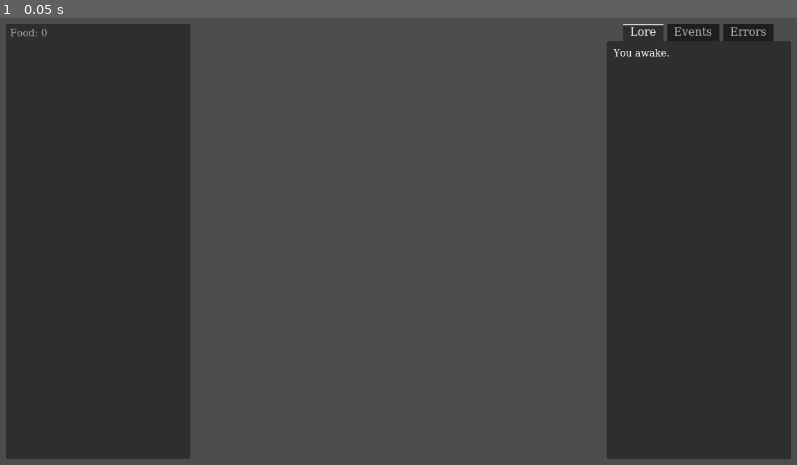
Above: before the commit, frame 1.
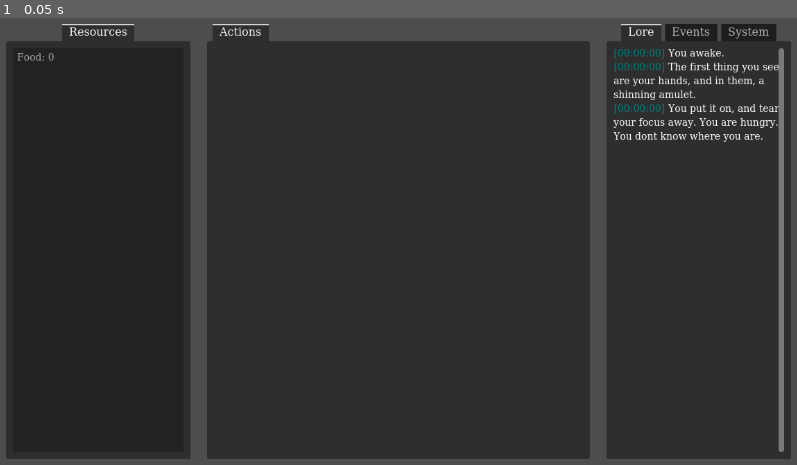
Above: after the commit, the same moment.

Repository: lom1222/Amulet
Game: Godot game, scene res://scenes/control.tscn
Two runs of this game, one before a commit and one after it. Both use one fixed random seed, a clock stepped at 60 frames per second and the inputs below. The project has no main scene, so this scene is started directly.
Inputs:
- Up to frame 1 (0.05 s): no input

The runs differ from the first frame. In frame 1, 48% of the frame differs, in the area x 0-99%, y 1-99%.

Commit message:
save load, log, configs

Diff:
--- a/project.godot
+++ b/project.godot
@@ -16,8 +16,11 @@
 
 [autoload]
 
+ConfigManager="*uid://cbkvi46w1r3pm"
+SaveManager="*uid://bnlwdj8jirc7f"
+LogManager="*uid://nk3t2err868s"
+PlayerData="*uid://bs608rk8hdwp0"
 Inventory="*uid://cr4uho35wnfpd"
-LogManager="*uid://nk3t2err868s"
 
 [gui]
 
--- a/scenes/control.tscn
+++ b/scenes/control.tscn
@@ -28,7 +28,19 @@
 layout_mode = 2
 size_flags_horizontal = 3
 
-[node name="resource_list" type="ItemList" parent="horizontal_layout_box/inventory_margin_box" unique_id=1014635917]
+[node name="inventory_tabs" type="TabContainer" parent="horizontal_layout_box/inventory_margin_box" unique_id=1508076904]
+layout_mode = 2
+tab_alignment = 1
+current_tab = 0
+drag_to_rearrange_enabled = true
+tab_0/title = "Resources"
+
+[node name="resource_list_margin" type="MarginContainer" parent="horizontal_layout_box/inventory_margin_box/inventory_tabs" unique_id=170439450]
+layout_mode = 2
+metadata/_tab_index = 0
+metadata/_tab_name = "Resources"
+
+[node name="resource_list" type="ItemList" parent="horizontal_layout_box/inventory_margin_box/inventory_tabs/resource_list_margin" unique_id=1014635917]
 layout_mode = 2
 size_flags_horizontal = 3
 auto_width = true
@@ -39,28 +51,38 @@
 size_flags_horizontal = 3
 size_flags_stretch_ratio = 2.0
 
-[node name="temp_centre" type="Container" parent="horizontal_layout_box/centre_margin_box" unique_id=1005778222]
+[node name="centre_game_tabs" type="TabContainer" parent="horizontal_layout_box/centre_margin_box" unique_id=167522732]
 layout_mode = 2
-size_flags_horizontal = 3
-size_flags_stretch_ratio = 2.0
+current_tab = 0
+drag_to_rearrange_enabled = true
+tab_0/title = "Actions"
+
+[node name="actions_margin" type="MarginContainer" parent="horizontal_layout_box/centre_margin_box/centre_game_tabs" unique_id=1854006724]
+layout_mode = 2
+metadata/_tab_index = 0
+metadata/_tab_name = "Actions"
+
+[node name="actions" type="HFlowContainer" parent="horizontal_layout_box/centre_margin_box/centre_game_tabs/actions_margin" unique_id=1552777431]
+layout_mode = 2
 
 [node name="log_margin_box" type="MarginContainer" parent="horizontal_layout_box" unique_id=2117555271]
 layout_mode = 2
 size_flags_horizontal = 3
 
-[node name="Log" type="TabContainer" parent="horizontal_layout_box/log_margin_box" unique_id=1085754239 node_paths=PackedStringArray("lore_log", "event_log", "error_log")]
+[node name="Log" type="TabContainer" parent="horizontal_layout_box/log_margin_box" unique_id=1085754239 node_paths=PackedStringArray("lore_log", "event_log", "sys_log")]
 layout_mode = 2
 size_flags_horizontal = 3
 tab_alignment = 1
 current_tab = 0
 clip_tabs = false
+drag_to_rearrange_enabled = true
 tab_0/title = "Lore"
 tab_1/title = "Events"
-tab_2/title = "Errors"
+tab_2/title = "System"
 script = ExtResource("2_r67kn")
 lore_log = NodePath("lore_log_margin/lore_log")
 event_log = NodePath("event_log_margin/event_log")
-error_log = NodePath("error_log_margin/error_log")
+sys_log = NodePath("sys_log_margin/sys_log")
 
 [node name="lore_log_margin" type="MarginContainer" parent="horizontal_layout_box/log_margin_box/Log" unique_id=1934536456]
 layout_mode = 2
@@ -75,8 +97,6 @@
 theme_type_variation = &"RichTextLabel_lore"
 bbcode_enabled = true
 text = "lorem ipsum"
-fit_content = true
-scroll_active = false
 scroll_following = true
 scroll_following_visible_characters = true
 
@@ -93,25 +113,21 @@
 theme_type_variation = &"RichTextLabel_event"
 bbcode_enabled = true
 text = "lorem ipsum"
-fit_content = true
-scroll_active = false
 scroll_following = true
 scroll_following_visible_characters = true
 
-[node name="error_log_margin" type="MarginContainer" parent="horizontal_layout_box/log_margin_box/Log" unique_id=1788374926]
+[node name="sys_log_margin" type="MarginContainer" parent="horizontal_layout_box/log_margin_box/Log" unique_id=1788374926]
 visible = false
 layout_mode = 2
 theme_type_variation = &"LogMarginContainer"
 metadata/_tab_index = 2
-metadata/_tab_name = "Errors"
+metadata/_tab_name = "System"
 
-[node name="error_log" type="RichTextLabel" parent="horizontal_layout_box/log_margin_box/Log/error_log_margin" unique_id=1597693289]
+[node name="sys_log" type="RichTextLabel" parent="horizontal_layout_box/log_margin_box/Log/sys_log_margin" unique_id=1597693289]
 custom_minimum_size = Vector2(200, 0)
 layout_mode = 2
 theme_type_variation = &"RichTextLabel_error"
 bbcode_enabled = true
 text = "lorem ipsum"
-fit_content = true
-scroll_active = false
 scroll_following = true
 scroll_following_visible_characters = true
--- a/scripts/attached/log.gd
+++ b/scripts/attached/log.gd
@@ -2,18 +2,18 @@
 
 @export var lore_log: RichTextLabel
 @export var event_log: RichTextLabel
-@export var error_log: RichTextLabel
+@export var sys_log: RichTextLabel
 
 func _ready() -> void:
 	lore_log.text = ""
 	event_log.text = ""
-	error_log.text = ""
+	sys_log.text = ""
 
 	LogManager.log_updated.connect(_on_log_updated)
 
 	LogManager.add_log("You awake.", "lore")
-	LogManager.add_log("The first thing you see are your hands, and in them, a shinning amulet.", "event")
-	LogManager.add_log("You put it on, and tear your focus away. You are hungry. You dont know where you are.", "error")
+	LogManager.add_log("The first thing you see are your hands, and in them, a shinning amulet.", "lore")
+	LogManager.add_log("You put it on, and tear your focus away. You are hungry. You dont know where you are.", "lore")
 
 func _on_log_updated(_log_type : String):
 	var cur_log: RichTextLabel
@@ -21,8 +21,8 @@
 		cur_log = lore_log
 	elif _log_type == "event":
 		cur_log = event_log
-	elif _log_type == "error":
-		cur_log = error_log
+	elif _log_type == "sys":
+		cur_log = sys_log
 
 	cur_log.clear()
 	for entry in LogManager.log_history[_log_type]:
--- /dev/null
+++ b/scripts/autoload/configManager.gd
@@ -0,0 +1,28 @@
+extends Node
+
+const CONFIG_FILE_PATH = "user//:config_0.cfg"
+
+var configs = {
+	"auto_save_frequency": 60.0,
+
+}
+
+func _ready() -> void:
+	load_configs()
+
+func save_configs():
+	var config_file = ConfigFile.new()
+
+	for config_name in configs:
+		config_file.set_value("Configs", config_name, configs[config_name])
+
+	config_file.save(CONFIG_FILE_PATH)
+	LogManager.add_log("Configs Saved Successfully", "sys", "green")
+
+func load_configs():
+	var config_file = ConfigFile.new()
+	var err = config_file.load(CONFIG_FILE_PATH)
+
+	if err == OK:
+		for config_name in configs:
+			configs[config_name] = config_file.get_value("Configs", config_name, configs[config_name])
--- a/scripts/autoload/logManager.gd
+++ b/scripts/autoload/logManager.gd
@@ -2,37 +2,26 @@
 
 signal log_updated(log_type)
 
+const time_stamp_color = "teal"
+
 var log_history = {
 	"lore" = [],
 	"event"= [],
-	"error" = []
+	"sys" = []
 }
-#var message_history: Array[String] = []
-#var event_history: Array[String] = []
-#var error_history: Array[String] = []
 const MAX_LOGS = 100
 
 func add_log(text: String, log_type: String = "lore", color: String = "white"):
 	var new_log_entry = "[color=%s]%s[/color]" % [color, text]
 
+	var time_stamp = ""
+	if log_type == "sys":
+		time_stamp = Time.get_datetime_string_from_system(false, true)
+	else:
+		time_stamp = Time.get_time_string_from_unix_time(PlayerData.game_time)
+	new_log_entry = "[color=%s][%s][/color] %s" % [time_stamp_color, time_stamp, new_log_entry]
+
 	log_history[log_type].append(new_log_entry)
 	if log_history[log_type].size() > MAX_LOGS:
 		log_history[log_type].remove_at(0)
 	log_updated.emit(log_type)
-
-
-	#if log_type == "log":
-		#message_history.append(new_log_entry)
-		#if message_history.size() > MAX_LOGS:
-			#message_history.remove_at(0)
-		#message_logged.emit(new_log_entry)
-	#elif log_type == "event":
-		#event_history.append(new_log_entry)
-		#if event_history.size() > MAX_LOGS:
-			#event_history.remove_at(0)
-		#event_logged.emit(new_log_entry)
-	#elif log_type == "error":
-		#error_history.append(new_log_entry)
-		#if error_history.size() > MAX_LOGS:
-			#error_history.remove_at(0)
-		#error_logged.emit(new_log_entry)
--- /dev/null
+++ b/scripts/autoload/playerData.gd
@@ -0,0 +1,6 @@
+extends Node
+
+var game_time = 0
+
+func _process(delta: float) -> void:
+	game_time += delta
--- /dev/null
+++ b/scripts/autoload/saveManager.gd
@@ -0,0 +1,31 @@
+extends Node
+
+const SAVE_FILE_PATH = "user://saves/save_0.cfg"
+
+func _ready() -> void:
+	var auto_save_timer =  Timer.new()
+	add_child(auto_save_timer)
+
+	auto_save_timer.wait_time = ConfigManager.configs["auto_save_frequency"]
+	auto_save_timer.autostart = true
+
+	auto_save_timer.timeout.connect(_on_auto_save_timer_timeout)
+
+	auto_save_timer.start()
+	return
+
+func save_game():
+
+	var save_file = ConfigFile.new()
+
+	for resource_name in Inventory.resources:
+		save_file.set_value("Resources", resource_name, Inventory.resources[resource_name])
+
+	save_file.set_value("Meta", "save_time", Time.get_unix_time_from_system())
+
+	save_file.save(SAVE_FILE_PATH)
+	LogManager.add_log("Game Saved Successfully", "sys", "green")
+
+
+func _on_auto_save_timer_timeout():
+	save_game()
--- a/themes/basic_theme.tres
+++ b/themes/basic_theme.tres
@@ -1,13 +1,4 @@
 [gd_resource type="Theme" format=3 uid="uid://dpsnalb5vaule"]
-
-[sub_resource type="StyleBoxFlat" id="StyleBoxFlat_5w1e8"]
-bg_color = Color(0.8503053, 0.473404, 0.49686795, 1)
-
-[sub_resource type="StyleBoxFlat" id="StyleBoxFlat_i3a8d"]
-bg_color = Color(0.53915286, 0.6419008, 0.4137564, 1)
-
-[sub_resource type="StyleBoxFlat" id="StyleBoxFlat_u4n8c"]
-bg_color = Color(0.3617143, 0.6205673, 0.86997265, 1)
 
 [sub_resource type="FontFile" id="FontFile_5w1e8"]
 cache/0/variation_coordinates = {}
@@ -78,11 +69,5 @@
 MarginContainer_log/constants/margin_right = 5
 MarginContainer_log/constants/margin_top = 5
 RichTextLabel/constants/line_separation = 5
-RichTextLabel_error/base_type = &"RichTextLabel"
-RichTextLabel_error/styles/background = SubResource("StyleBoxFlat_5w1e8")
-RichTextLabel_event/base_type = &"RichTextLabel"
-RichTextLabel_event/styles/background = SubResource("StyleBoxFlat_i3a8d")
-RichTextLabel_lore/base_type = &"RichTextLabel"
-RichTextLabel_lore/styles/background = SubResource("StyleBoxFlat_u4n8c")
 TabContainer/constants/tab_separation = 5
 TabContainer/font_sizes/font_size = 16
Not shown, added: scripts/autoload/configManager.gd.uid
Not shown, added: scripts/autoload/playerData.gd.uid
Not shown, added: scripts/autoload/saveManager.gd.uid
